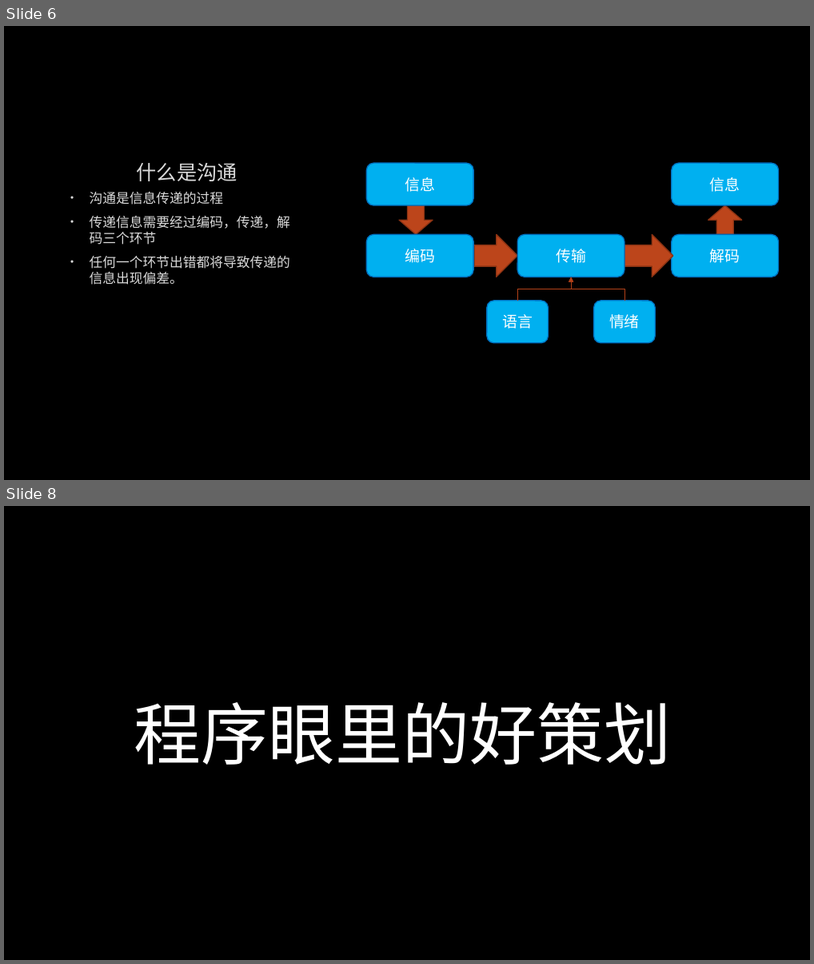
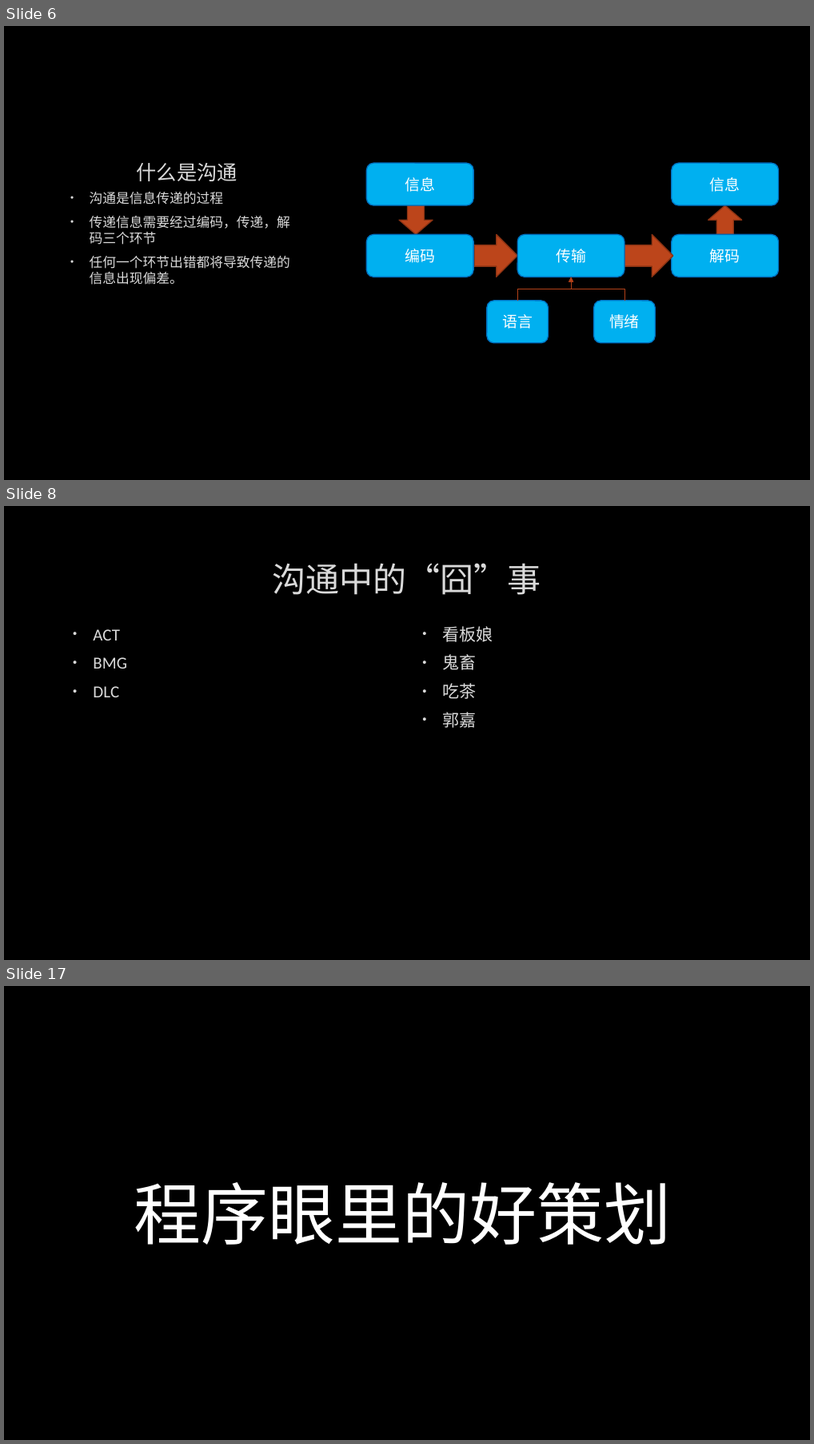
Before and after one commit to albertclass/Lessons, a slide deck: communication/策划与程序沟通技巧.pptx. Shown one above the other, each under a label of ours: slides 6 and 8 before the commit, slides 6, 8 and 17 after it; the slides between them are not shown. The pictures are 814x964 and 814x1444 pixels, drawn with LibreOffice and Linux fonts; fonts in the diff are those of the drawing; background and template pictures are left out. Boxes give left, top, right and bottom in pixels: in the first picture for what was removed or moved away, otherwise in the second. Text is boxed around its words. In the diff, an @@ line names an element or a change of style, - is before the commit and + after.

```diff
--- a/communication/策划与程序沟通技巧.pptx
+++ b/communication/策划与程序沟通技巧.pptx
@@ slide 8 added at (4,506,810,960), background picture (left out) @@
@@ title added at (273,563,542,595), 40 pt, text #DADADA @@
+沟通中的“囧”事
@@ text added at (93,629,127,697), 20 pt, text #DADADA @@
+• ACT
+• BMG
+• DLC
@@ text added at (443,626,494,728), 20 pt, text #DADADA @@
+• 看板娘
+• 鬼畜
+• 吃茶
+• 郭嘉
@@ what was slide 8 is now slide 17 @@
```
Also in this commit, not shown: 1 slide changed, 8 other slides added, 2 other files.
